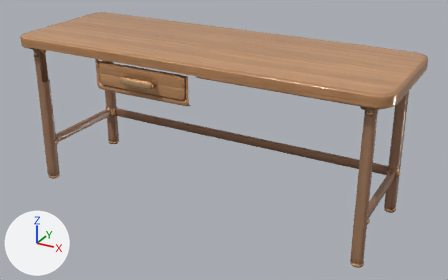
The glTF model assets/public/models/replaced/desk.parts.glb as it was, and as the next commit left it.
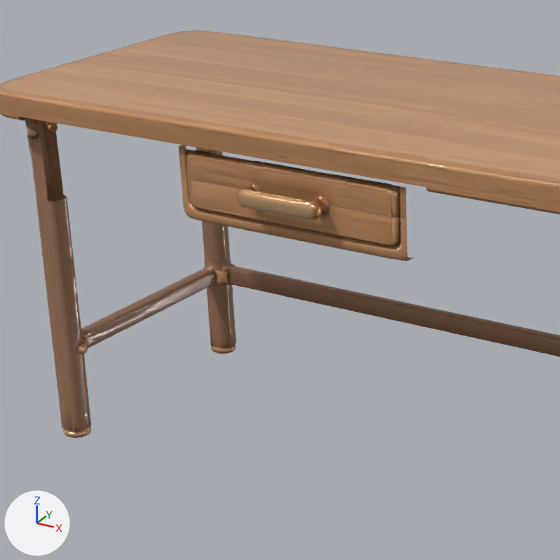
Each version appears first whole from a camera (50 mm lens) standing at (0.804, -1.597, 1.012) and looking at (-0.076, 0.003, 0.212), and next in a close-up on the part from 5% to 56% of the width and 0% to 82% of the height. Arrows for +X, +Y and +Z are at lower left; the lights stay in place. The last two pictures show the newer version.

Names of what the first close-up shows: 'body', 'drawer'.
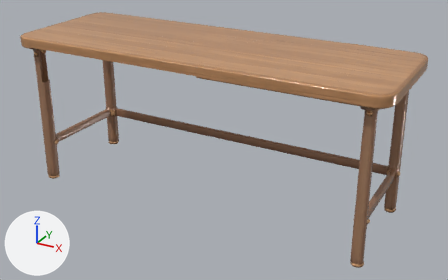
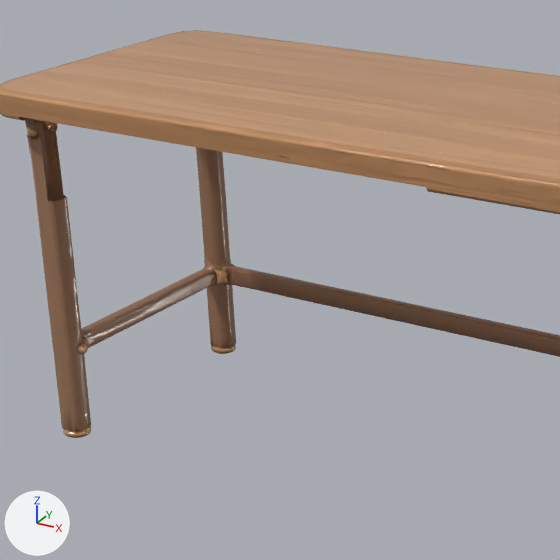
The change, as a list of edits to the scene's bpy script:
```text
Remove ob_drawer:
    ob_drawer = bpy.data.objects.new('drawer', me_meshes_0__002)
    ob_drawer.location = (0.0, 0.0, 0.0)
```

Location of each change, (x1, y1, x2, y2) in pixels of the close-ups (560 x 560 px):
'drawer', deleted (brown)
    before: (179, 145, 414, 261)
